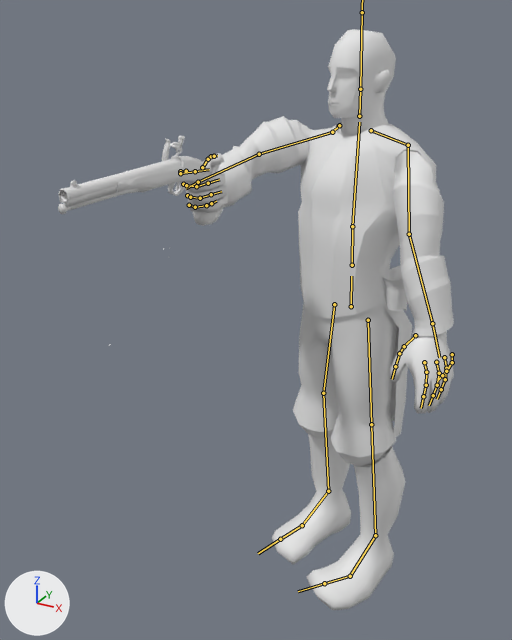
The FBX model Models Personatges/Models Fernando/Militar/militar.fbx, before and after one commit.
Before and after are seen from a 50 mm camera at (1.29, -3.35, 2.92) aimed at (-0.29, -0.47, 1.49). Lighting does not change. The marker at lower left points along +X, +Y and +Z. Both versions are drawn at frame 1 of the action 'Armature|ArmatureAction'; the numbers are the values there. The bones that bend it are drawn over the model as lines.

Names of what the first picture shows: 'Flintlock_pistol.005'.
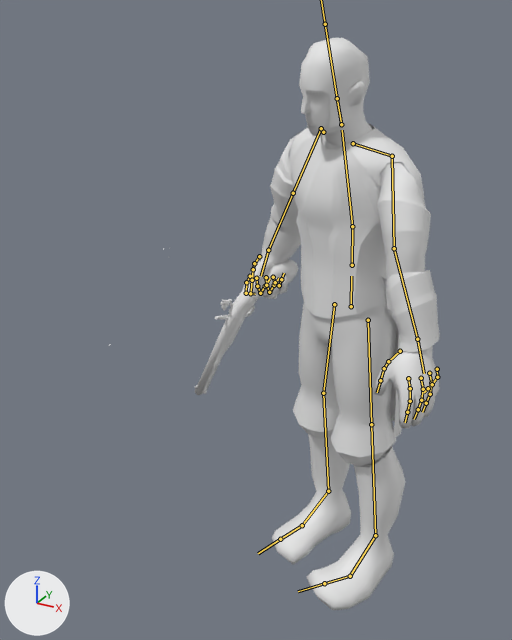
The edits, one by one:
Bone 'Torso' (bone_torso) turns from (0, 0, 0) to (17, -3, -7) degrees about its own x, y and z.
Bone 'Arm_l' (bone_arm_l) turns from (49, 123, 46) to (61, 123, 47) degrees about its own x, y and z.
Bone 'forearm_l' (bone_forearm_l) turns from (12, -77, 6) to (24, -82, -8) degrees about its own x, y and z.
Bone 'Arm_r' (bone_arm_r) turns from (-60, 14, -83) to (-16, 42, -35) degrees about its own x, y and z.
Bone 'forearm_r' (bone_forearm_r) turns from (-51, -45, 37) to (-18, -66, 2) degrees about its own x, y and z.

Boxes (x1, y1, x2, y2) around the edits, measured in the pictures (512 x 640 px):
'Flintlock_pistol.005', posed (16% narrower): before (58, 29, 454, 610); after (109, 38, 440, 610)
bone 'Torso', root to tip: before (352, 226) to (359, 122); after (352, 226) to (342, 130)
bone 'Arm_l', root to tip: before (408, 145) to (409, 234); after (392, 156) to (394, 248)
bone 'forearm_l', root to tip: before (409, 234) to (432, 323); after (394, 248) to (417, 339)
bone 'Arm_r', root to tip: before (332, 132) to (259, 154); after (321, 128) to (293, 193)
bone 'forearm_r', root to tip: before (259, 154) to (198, 182); after (293, 193) to (268, 250)
